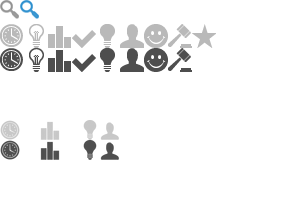
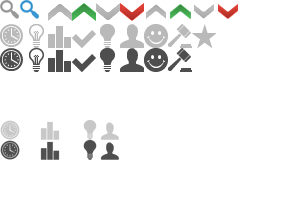
Before/after of a 300 x 200 layered artwork. What changed in the layer stack:
added layer "voteupoff copy" in group "20px" over [left=146, top=4, right=166, bottom=19]
added layer "voteup copy" in group "20px" over [left=170, top=4, right=191, bottom=19]
added layer "votedownoff copy" in group "20px" over [left=194, top=4, right=214, bottom=19]
added layer "votedown copy" in group "20px" over [left=218, top=4, right=238, bottom=19]
added layer "voteupoff" in group "20px" over [left=48, top=4, right=72, bottom=21]
added layer "voteup" in group "20px" over [left=72, top=3, right=96, bottom=21]
added layer "votedownoff" in group "20px" over [left=96, top=3, right=120, bottom=20]
added layer "votedown" in group "20px" over [left=120, top=3, right=144, bottom=21]
